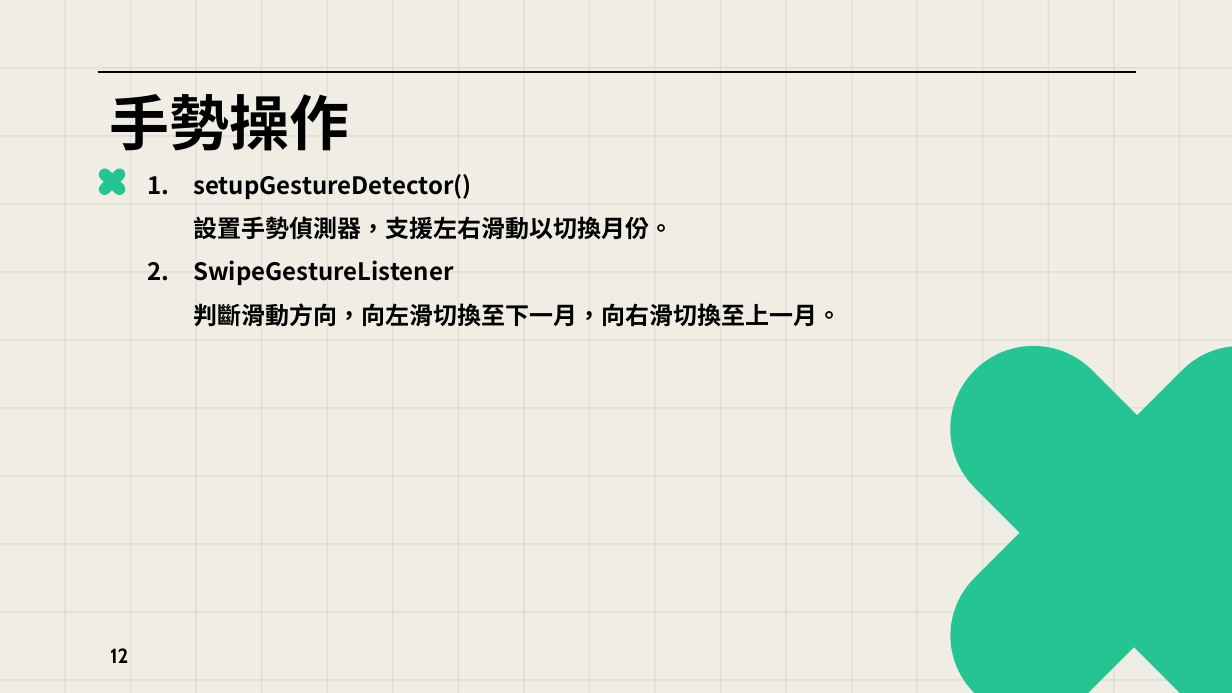
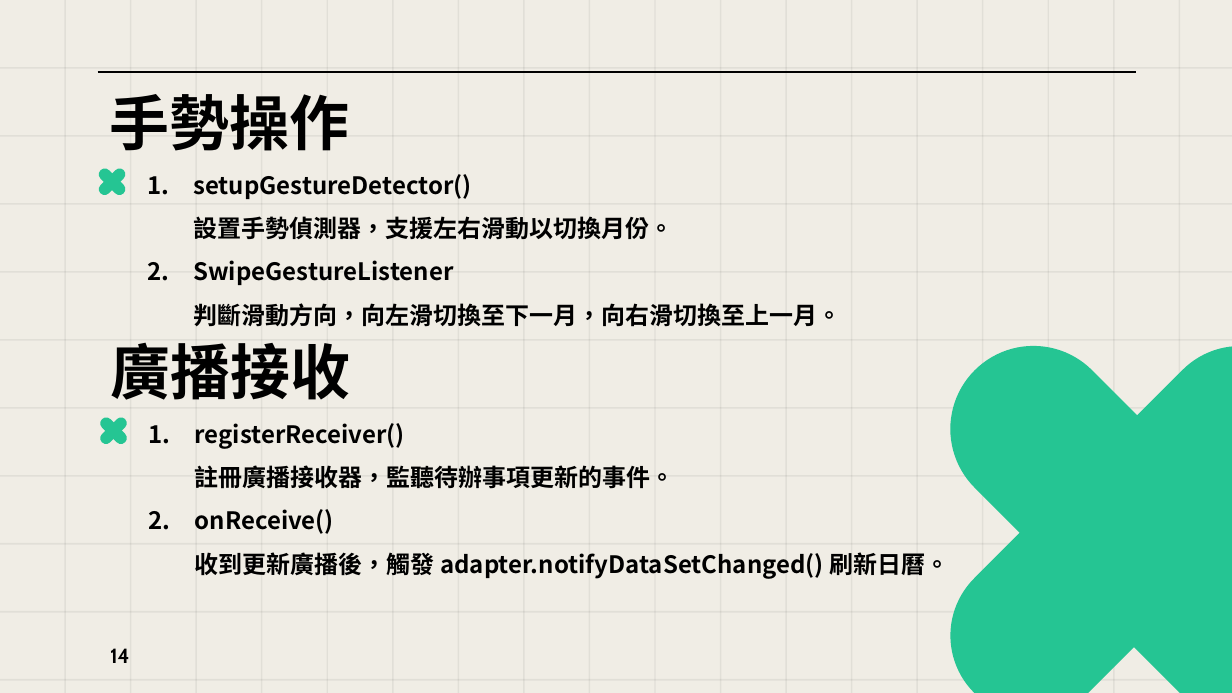
Before and after one commit to bhrtgbrt/Finalproject, a slide deck: slide 14 of 第七組_期末專題報告_日曆.pptx (slide 12 before the commit). Drawn at 1232x693 pixels with LibreOffice and Linux fonts; fonts in the diff are those of the drawing. Boxes give left, top, right and bottom in pixels: in the first picture for what was removed or moved away, otherwise in the second. Text is boxed around its words. In the diff, an @@ line names an element or a change of style, - is before the commit and + after.

```diff
--- a/第七組_期末專題報告_日曆.pptx
+++ b/第七組_期末專題報告_日曆.pptx
@@ text added at (111, 343, 351, 400), 35 pt, text #000000, bold @@
+廣播接收
@@ rounded rectangle added at (97, 415, 128, 446), fill #25C593 @@
@@ rounded rectangle added at (98, 415, 130, 447), fill #25C593 @@
@@ text added at (195, 423, 950, 579), 14 pt, text #000000, bold @@
+1. registerReceiver()
+   註冊廣播接收器，監聽待辦事項更新的事件。
+2. onReceive()
+   收到更新廣播後，觸發 adapter.notifyDataSetChanged() 刷新日曆。
@@ page number at (110, 648, 129, 663): text changed @@
-12
+14
```
Also in this commit, not shown: 13 other slides changed, 3 slides added, 7 slides removed, 44 other files.
